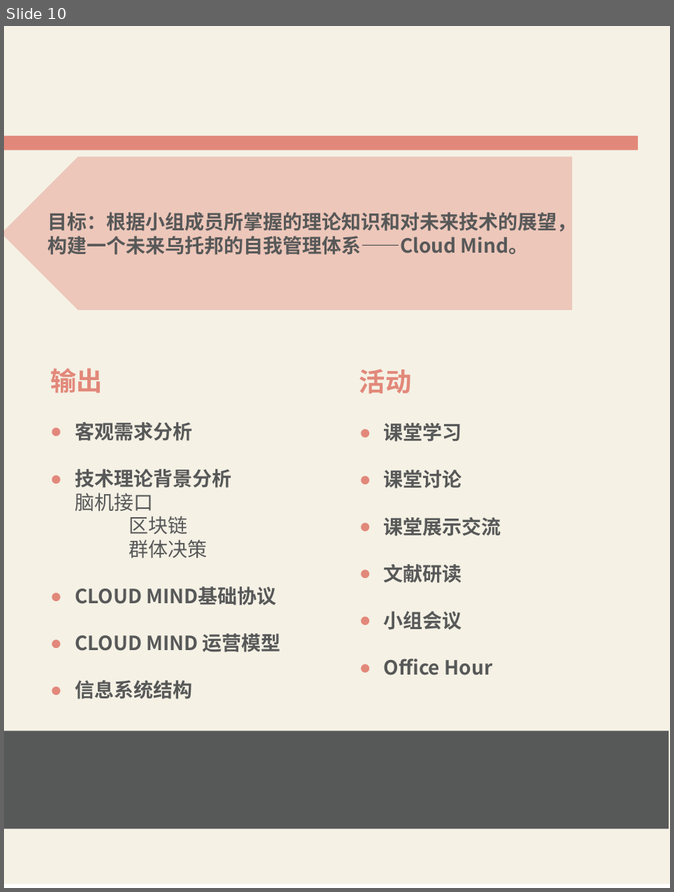
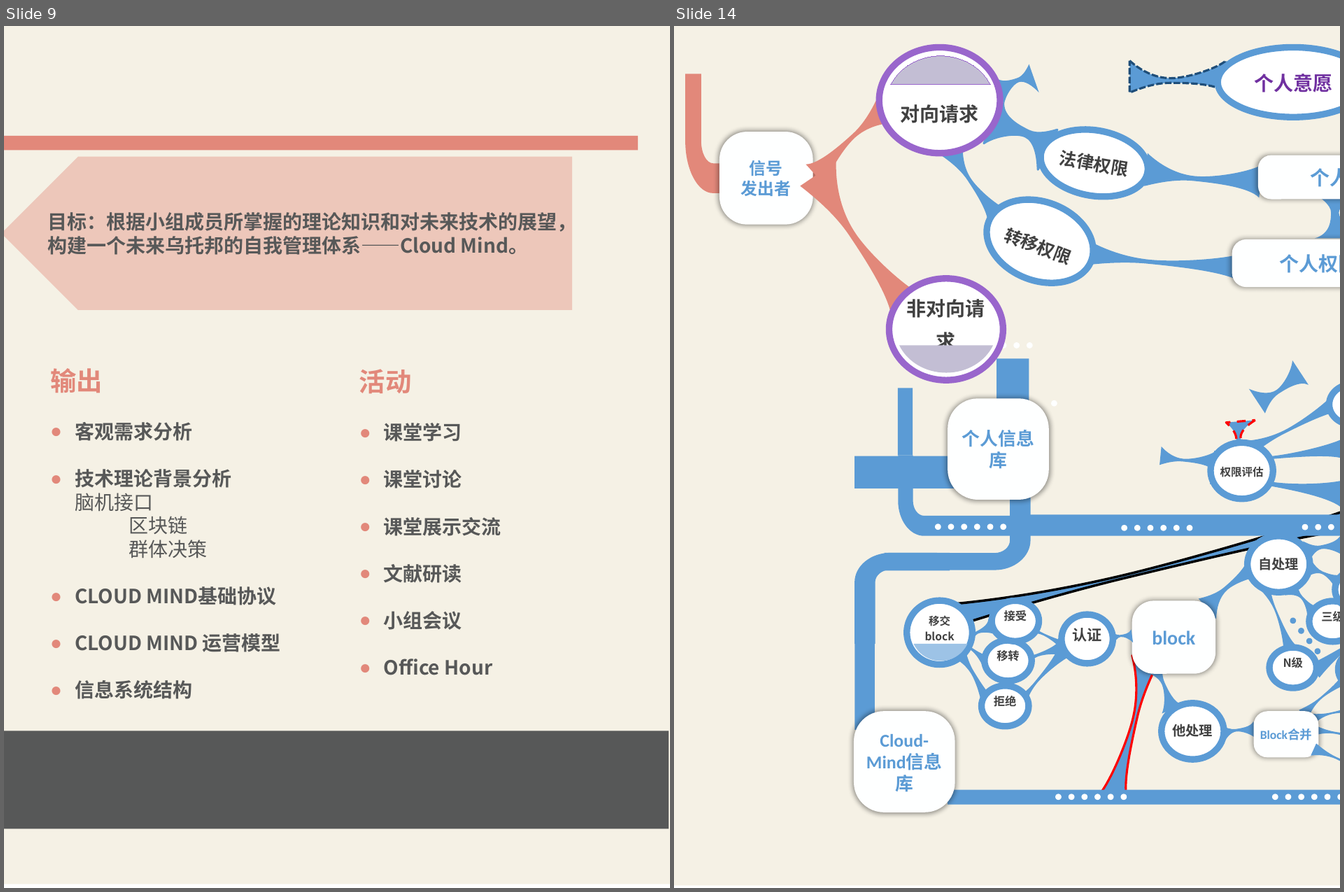
Before and after one commit to XLP-Based-Courses/-, a slide deck: 学习报告文本/学习报告模板.pptx. Shown side by side, each under a label of ours: slide 10 before the commit, slides 9 and 14 after it; the slides between them are not shown. The pictures are 674x892 and 1344x892 pixels, drawn with LibreOffice and Linux fonts; fonts in the diff are those of the drawing. Boxes give left, top, right and bottom in pixels: in the first picture for what was removed or moved away, otherwise in the second. Text is boxed around its words. In the diff, an @@ line names an element or a change of style, - is before the commit and + after.

```diff
--- a/学习报告文本/学习报告模板.pptx
+++ b/学习报告文本/学习报告模板.pptx
@@ slide 14 added at (x1=674, y1=26, x2=1340, y2=888), background #FFFFFF @@
@@ rectangle added at (x1=674, y1=26, x2=1340, y2=886), fill #F5F1E5 @@
@@ group added at (x1=685, y1=47, x2=1340, y2=812): 60 ellipses, 44 freeform shapes, 7 rounded rectangles, 5 rectangles @@
+信号
+发出者
+block
+个人信息库
+对向请求
+非对向请求
+法律权限
+转移权限
+个人意愿
+权限评估
+通过
+N级
+三级
+二级
+拒绝
+移转
+接受
+认证
+他处理
+自处理
+并合M-B
+Block合并
+移交block
+Cloud-Mind信息库
+个人信息
+个人权限
@@ what was slide 10 is now slide 9 @@
```
Also in this commit, not shown: 2 slides changed, 4 other slides added, 3 slides removed.
